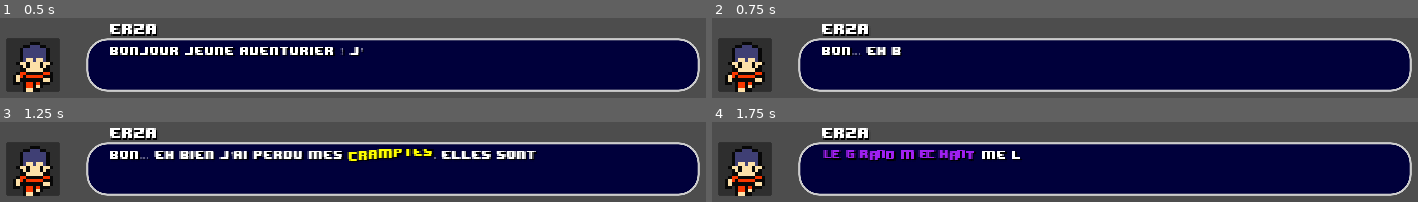
Above: before the commit, frames 1-4 (two rows, left to right).
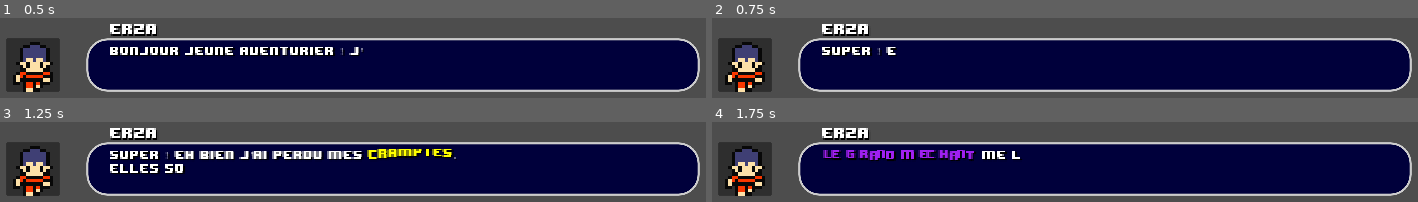
Above: after the commit, the same moments.

Repository: NonoIceOff/ContagionCreatures
Game: Godot game, scene res://Scenes/speech_box.tscn
Two runs of this game, one before a commit and one after it. Both use one fixed random seed, a clock stepped at 60 frames per second and the inputs below. This scene is started directly instead of the project's main scene.
Inputs:
- Up to frame 1 (0.5 s): no input
- Up to frame 2 (0.75 s): tap Enter at 0.5 s; hold Right (ui_right) from 0.53 s (still down); tap E (ui_interact) at 0.6 s
- Up to frame 3 (1.25 s): keep holding Right (ui_right)
- Up to frame 4 (1.75 s): tap Space at 1.25 s; release Right (ui_right) at 1.28 s; hold Down (ui_down) from 1.28 s (still down); tap E (ui_interact) at 1.35 s

Frame 1 is identical in both runs. In frame 2, 0.8% of the frame differs, in the area x 15-27%, y 36-48%; in frame 3, 5.8%, in the area x 15-77%, y 33-65%; in frame 4, nothing differs.

Commit message:
Boite de dialogue 2

Diff:
--- a/Scenes/speech_box.gd
+++ b/Scenes/speech_box.gd
@@ -1,10 +1,23 @@
 extends Control
 
+
+## texts = {0: {"text":"aaa"}}
 var texts_to_shox = ["Bonjour jeune aventurier ! J'ai perdu quelque chose... pourrais-tu m'aider contre [tornado radius=5.0 freq=1.0 connected=1][rainbow freq=0.1 sat=0.8 val=0.8]une recompense[/rainbow][/tornado] ?",
-					"Bon… eh bien j’ai perdu mes [wave amp=50 freq=2][color=yellow]CRAMPTES[/color][/wave]. Elles sont tres importantes a mes yeux. Sans elles je ne peux plus me deplacer normalement...",
-					"[shake rate=20.0 level=20 connected=1][color=purple]Le grand mechant[/color][/shake] me les a voles, ils doivent certainement etre dans un coin non eloigne de la map."]
+					"Super ! Eh bien j’ai perdu mes [wave amp=50 freq=2][color=yellow]CRAMPTES[/color][/wave].\nElles sont tres importantes a mes yeux. Sans elles je ne peux plus me deplacer normalement...",
+					"[shake rate=20.0 level=20 connected=1][color=purple]Le grand mechant[/color][/shake] me les a voles, ils doivent certainement etre dans un coin non eloigne de la map.",
+					"Oh... reviens me voir plus tard !"]
 var actual_text = 0
-var has_choices = [1,0,0]
+
+# Si la bulle de texte possède des choix
+var has_choices = [1,0,0,0]
+var choice = 0
+
+# Les liaisons des chois avec la bulle de etxte associée
+var choices_links_1 = [1,0,0,0]
+var choices_links_2 = [3,0,0,0]
+
+# Si le texte possède une suite
+var text_has_suit = [1,1,-1,-1]
 
 func _ready():
 	get_node("TextsBox/Label").text = texts_to_shox[actual_text]
@@ -13,11 +26,12 @@
 
 func _process(delta):
 	if get_node("TextsBox/Label").visible_ratio == 1:
-		if has_choices[actual_text] == 0:
-			get_node("TextsBox/Next").visible = true
-		else:
-			get_node("TextsBox/Choices").visible = true
-			get_node("TextsBox/ChoicesTexts").visible = true
+		if actual_text < texts_to_shox.size():
+			if has_choices[actual_text] == 0:
+				get_node("TextsBox/Next").visible = true
+			else:
+				get_node("TextsBox/Choices").visible = true
+				get_node("TextsBox/ChoicesTexts").visible = true
 	else:
 		get_node("TextsBox/Label").visible_ratio += 0.01
 		get_node("TextsBox/Next").visible = false
@@ -25,14 +39,29 @@
 		get_node("TextsBox/ChoicesTexts").visible = false
 
 	if Input.is_action_just_pressed("ui_interact"):
-		actual_text += 1
-		if actual_text < texts_to_shox.size():
-			get_node("TextsBox/Label").visible_ratio = 0
-			get_node("TextsBox/Label").text = texts_to_shox[actual_text]
+		if has_choices[actual_text] == 0:
+			actual_text += 1
+			if actual_text < texts_to_shox.size():
+				if text_has_suit[actual_text-1] != -1:
+					get_node("TextsBox/Label").visible_ratio = 0
+					get_node("TextsBox/Label").text = texts_to_shox[actual_text]
+				else:
+					visible = false
+			else:
+				visible = false
 		else:
-			visible = false
+			if choice == 0:
+				actual_text = choices_links_1[actual_text]
+				get_node("TextsBox/Label").text = texts_to_shox[actual_text]
+				get_node("TextsBox/Label").visible_ratio = 0
+			elif choice == 1:
+				actual_text = choices_links_2[actual_text]
+				get_node("TextsBox/Label").text = texts_to_shox[actual_text]
+				get_node("TextsBox/Label").visible_ratio = 0
 
-	if Input.is_action_just_pressed("ui_down"):
-		get_node("TextsBox/Choices").position.y += 32
-	if Input.is_action_just_pressed("ui_up"):
-		get_node("TextsBox/Choices").position.y -= 32
+	if Input.is_action_just_pressed("ui_down") and choice < 1:
+		get_node("TextsBox/Choices").position.y += 28
+		choice += 1
+	if Input.is_action_just_pressed("ui_up") and choice > 0:
+		get_node("TextsBox/Choices").position.y -= 28
+		choice -= 1
--- a/Scenes/speech_box.tscn
+++ b/Scenes/speech_box.tscn
@@ -48,6 +48,7 @@
 
 [node name="Name" type="Label" parent="TextsBox"]
 texture_filter = 1
+layout_mode = 0
 offset_left = 56.0
 offset_top = -40.0
 offset_right = 576.0
@@ -102,8 +103,8 @@
 offset_bottom = -26.0
 scale = Vector2(1.5, 1.5)
 theme_override_colors/font_shadow_color = Color(0, 0, 0, 1)
-text = "Choix 1
-Choix 2"
+text = "OUI
+NON"
 horizontal_alignment = 2
 
 [node name="Choices" type="Label" parent="TextsBox"]
